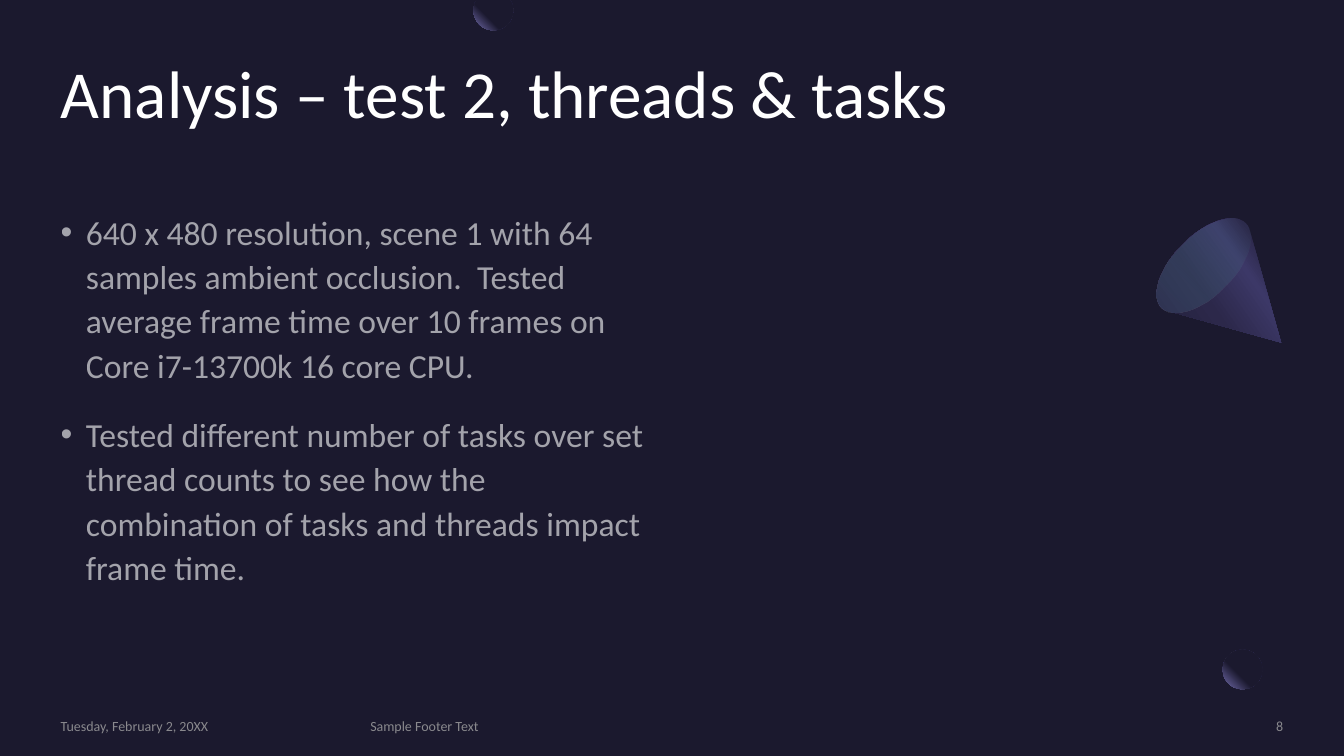
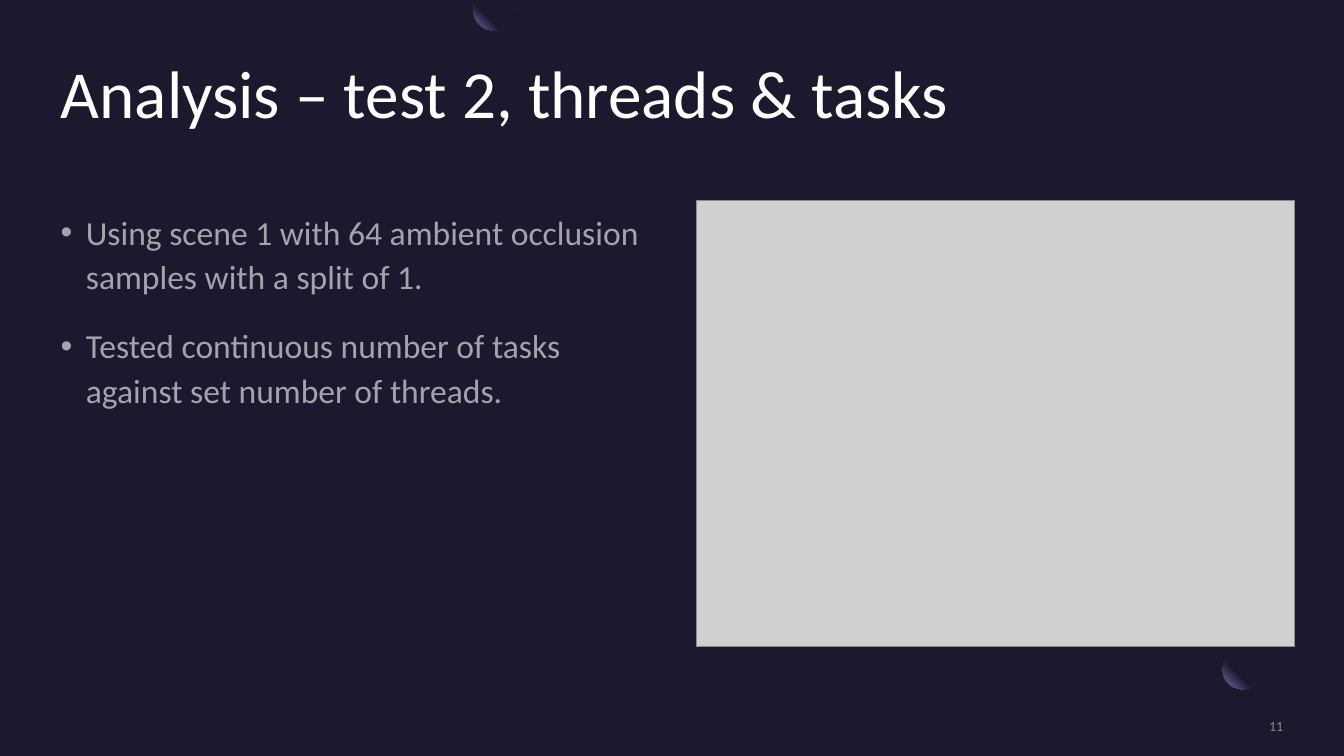
Before and after one commit to jtothec67/Ray-tracer, a slide deck: slide 11 of Presentation Title.pptx (slide 8 before the commit). Drawn at 1344x756 pixels with LibreOffice and Linux fonts; fonts in the diff are those of the drawing; grey boxes stand for pictures. Boxes give left, top, right and bottom in pixels: in the first picture for what was removed or moved away, otherwise in the second. Text is boxed around its words. In the diff, an @@ line names an element or a change of style, - is before the commit and + after.

```diff
--- a/Presentation Title.pptx
+++ b/Presentation Title.pptx
@@ picture added at <box>697,201,1296,647</box> @@
@@ text at <box>86,221,639,409</box>: text changed @@
-• 640 x 480 resolution, scene 1 with 64 samples ambient occlusion. Tested average frame time over 10 frames on Core i7-13700k 16 core CPU.
-• Tested different number of tasks over set thread counts to see how the combination of tasks and threads impact frame time.
+• Using scene 1 with 64 ambient occlusion samples with a split of 1.
+• Tested continuous number of tasks against set number of threads.
@@ text removed at <box>61,721,208,733</box> @@
-Tuesday, February 2, 20XX
@@ text removed at <box>370,721,478,733</box> @@
-Sample Footer Text
@@ page number at <box>1269,722,1283,731</box>: text changed @@
-8
+11
```
Also in this commit, not shown: 8 other slides changed, 10 slides added, 2 slides removed, 2 other files.
